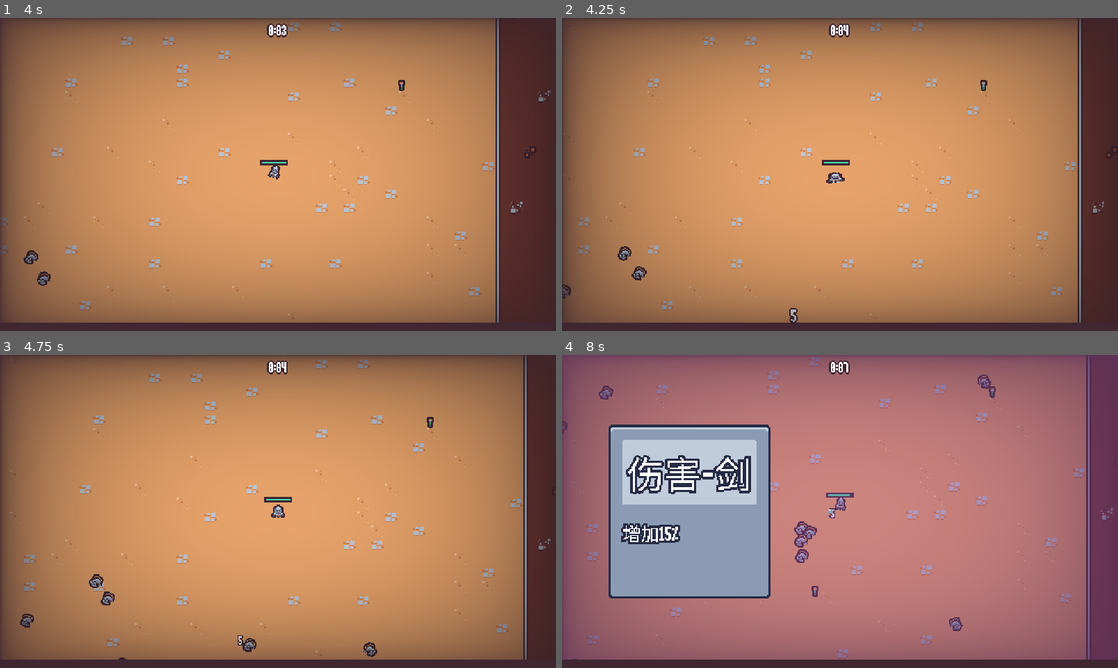
Above: before the commit, frames 1-4 (two rows, left to right).
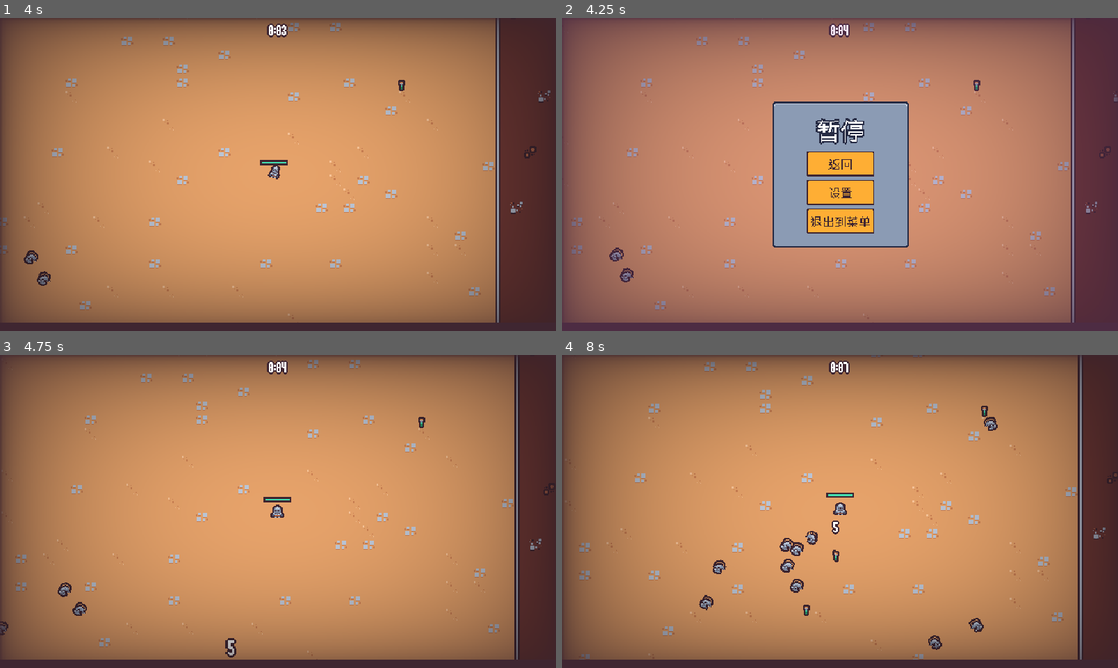
Above: after the commit, the same moments.

Repository: xiaorongdian/2dsurvivorscourse
Game: Godot game, scene res://scenes/main/main.tscn
Two runs of this game, one before a commit and one after it. Both use one fixed random seed, a clock stepped at 60 frames per second and the inputs below. This scene is started directly instead of the project's main scene.
Inputs (mouse positions are in pixels of both pictures, inside the frame that each line leads up to):
- Up to frame 1 (4 s): move the mouse to (400, 158) at 0.52 s; press the mouse at (400, 158) at 0.53 s; hold Right (move_right) 0.53-1.28 s; move the mouse to (166, 190) at 1.27 s; release the mouse at (166, 190) at 1.28 s; hold Down (move_down) 1.28-2.03 s; click (166, 190) at 1.35 s; move the mouse to (333, 105) at 2.02 s; press the mouse at (333, 105) at 2.03 s; hold Right (move_right) 2.03-2.78 s; move the mouse to (250, 237) at 2.77 s; release the mouse at (250, 237) at 2.78 s; hold Up (move_up) 2.78-3.53 s; click (250, 237) at 2.85 s; move the mouse to (444, 221) at 3.52 s; press the mouse at (444, 221) at 3.53 s; hold Left (move_left) from 3.53 s (still down)
- Up to frame 2 (4.25 s): keep holding Left (move_left); tap Escape (pause, bound only after the commit) at 4.15 s
- Up to frame 3 (4.75 s): release Left (move_left) at 4.25 s; release the mouse at (444, 558) at 4.25 s; click (278, 498) at 4.25 s, where only the run after the commit has a clickable "返回"
- Up to frame 4 (8 s): move the mouse to (673, 464) at 5.02 s; hold Left (move_left) 5.03-5.78 s; click (673, 464) at 5.1 s; move the mouse to (867, 511) at 5.77 s; press the mouse at (867, 511) at 5.78 s; hold Down (move_down) 5.78-6.53 s; move the mouse to (756, 433) at 6.52 s; release the mouse at (756, 433) at 6.53 s; hold Right (move_right) 6.53-7.28 s; click (756, 433) at 6.6 s; move the mouse to (962, 495) at 7.27 s; press the mouse at (962, 495) at 7.28 s; hold Up (move_up) from 7.28 s (still down)

Frame 1 is identical in both runs. In frame 2, 16% of the frame differs, in the area x 0-100%, y 0-98%; in frame 3, 5.5%; in frame 4, 94%.

Commit message:
增加暂停菜单，暂停可以设置、退出到主菜单、返回。

Diff:
--- a/project.godot
+++ b/project.godot
@@ -11,7 +11,7 @@
 [application]
 
 config/name="2DSurvivorsCourse"
-run/main_scene="uid://ds8dh3g6rapii"
+run/main_scene="uid://dna81ulcvj47i"
 config/features=PackedStringArray("4.4", "Forward Plus")
 config/icon="res://icon.svg"
 
@@ -75,6 +75,12 @@
 "events": [Object(InputEventMouseButton,"resource_local_to_scene":false,"resource_name":"","device":-1,"window_id":0,"a …(253 unchanged characters)…
 ]
 }
+pause={
+"deadzone": 0.2,
+"events": [Object(InputEventKey,"resource_local_to_scene":false,"resource_name":"","device":-1,"window_id":0,"alt_pressed":false,"shift_pressed":false,"ctrl_pressed":false,"meta_pressed":false,"pressed":false,"keycode":0,"physical_keycode":4194305,"key_label":0,"unicode":0,"location":0,"echo":false,"script":null)
+, Object(InputEventKey,"resource_local_to_scene":false,"resource_name":"","device":-1,"window_id":0,"alt_pressed":false,"shift_pressed":false,"ctrl_pressed":false,"meta_pressed":false,"pressed":false,"keycode":0,"physical_keycode":80,"key_label":0,"unicode":112,"location":0,"echo":false,"script":null)
+]
+}
 
 [layer_names]
 
--- a/scenes/main/main.gd
+++ b/scenes/main/main.gd
@@ -2,8 +2,19 @@
 
 @export var victory_screen_scene: PackedScene
 
+var pause_menu_scene = preload("res://scenes/ui/pause_menu.tscn")
+
+
 func _ready() -> void:
 	$%Player.health_component.died.connect(on_player_died)
+
+
+#这个优先级高？
+func _unhandled_input(event: InputEvent) -> void:
+	if event.is_action_pressed("pause"):
+		add_child(pause_menu_scene.instantiate())
+		#标记这个事件被处理
+		get_tree().root.set_input_as_handled()
 
 
 func on_player_died():
--- a/scenes/ui/main_menu.gd
+++ b/scenes/ui/main_menu.gd
@@ -19,12 +19,12 @@
 func on_options_pressed():
 	var options_instance = options_scene.instantiate()
 	add_child(options_instance)
-	#options_instance.back_pressed.connect(on_options_closed.bind(options_instance))
+	options_instance.back_pressed.connect(on_options_closed.bind(options_instance))
 
 
 func on_quit_pressed():
 	get_tree().quit()
 
 
-#func on_options_closed(options_instance:Node):
-	#options_instance.queue_free()
+func on_options_closed(options_instance:Node):
+	options_instance.queue_free()
--- a/scenes/ui/options_menu.gd
+++ b/scenes/ui/options_menu.gd
@@ -1,7 +1,7 @@
 extends CanvasLayer
 #设置菜单
 
-#signal back_pressed
+signal back_pressed
 
 #窗口按钮
 @onready var window_button: Button = %WindowButton
@@ -65,5 +65,5 @@
 
 
 func on_back_pressed():
-	#back_pressed.emit()
-	queue_free()
+	back_pressed.emit()
+	#queue_free()
--- a/scenes/ui/options_menu.tscn
+++ b/scenes/ui/options_menu.tscn
@@ -6,10 +6,8 @@
 [ext_resource type="PackedScene" uid="uid://b2ixartt2giu2" path="res://scenes/ui/sound_button.tscn" id="3_0ejsc"]
 
 [node name="OptionsMenu" type="CanvasLayer"]
+layer = 2
 script = ExtResource("1_imaij")
-
-[node name="Vignette" parent="." instance=ExtResource("2_0ejsc")]
-layer = 2
 
 [node name="TileMapLayer" type="TileMapLayer" parent="."]
 position = Vector2(-1, -1)
@@ -105,3 +103,6 @@
 size_flags_horizontal = 0
 text = "退出
 "
+
+[node name="Vignette" parent="." instance=ExtResource("2_0ejsc")]
+layer = 3
--- /dev/null
+++ b/scenes/ui/pause_menu.gd
@@ -0,0 +1,66 @@
+extends CanvasLayer
+
+@onready var panel_container: PanelContainer = %PanelContainer
+
+var options_menu_scene = preload("res://scenes/ui/options_menu.tscn")
+var is_closing
+
+
+func _ready() -> void:
+	get_tree().paused = true
+	#偏移轴取中间
+	panel_container.pivot_offset = panel_container.size/2
+	%OptionsButton.pressed.connect(on_options_pressed)
+	%QuitButton.pressed.connect(on_quit_pressed)
+	%ResumeButton.pressed.connect(on_resume_pressed)
+	$AnimationPlayer.play("default")
+
+	var tween = create_tween()
+	tween.tween_property(panel_container, "scale", Vector2.ZERO, 0)
+	tween.tween_property(panel_container, "scale", Vector2.ONE, .3)\
+	.set_ease(Tween.EASE_OUT).set_trans(Tween.TRANS_BACK)
+
+
+#这个优先级高？
+func _unhandled_input(event: InputEvent) -> void:
+	if event.is_action_pressed("pause") :
+		close()
+		#标记这个事件被处理
+		get_tree().root.set_input_as_handled()
+
+
+func close():
+	if is_closing:
+		return
+
+	is_closing = true
+		#倒放
+	$AnimationPlayer.play_backwards("default")
+
+	var tween = create_tween()
+	tween.tween_property(panel_container, "scale", Vector2.ONE, 0)
+	tween.tween_property(panel_container, "scale", Vector2.ZERO, .3)\
+	.set_ease(Tween.EASE_IN).set_trans(Tween.TRANS_BACK)
+
+	await tween.finished
+	get_tree().paused = false
+	queue_free()
+
+
+func on_resume_pressed():
+	close()
+
+
+func on_options_pressed():
+	var options_menu_instance = options_menu_scene.instantiate()
+	add_child(options_menu_instance)
+	options_menu_instance.back_pressed.connect(on_options_back_pressed.bind(options_menu_instance))
+
+
+func on_quit_pressed():
+	get_tree().paused = false
+	get_tree().change_scene_to_file("res://scenes/ui/main_menu.tscn")
+
+
+func on_options_back_pressed(options_menu: Node):
+	options_menu.queue_free()
--- /dev/null
+++ b/scenes/ui/pause_menu.tscn
@@ -0,0 +1,119 @@
+[gd_scene load_steps=7 format=3 uid="uid://ds8dh3g6rapii"]
+
+[ext_resource type="Script" uid="uid://btehckuh52vq8" path="res://scenes/ui/pause_menu.gd" id="1_0lmf7"]
+[ext_resource type="PackedScene" uid="uid://b2ixartt2giu2" path="res://scenes/ui/sound_button.tscn" id="3_4inpj"]
+
+[sub_resource type="Animation" id="Animation_0lmf7"]
+length = 0.001
+tracks/0/type = "value"
+tracks/0/imported = false
+tracks/0/enabled = true
+tracks/0/path = NodePath("ColorRect:modulate")
+tracks/0/interp = 1
+tracks/0/loop_wrap = true
+tracks/0/keys = {
+"times": PackedFloat32Array(0),
+"transitions": PackedFloat32Array(1),
+"update": 0,
+"values": [Color(1, 1, 1, 1)]
+}
+
+[sub_resource type="Animation" id="Animation_6tw0m"]
+resource_name = "default"
+length = 0.15
+step = 0.05
+tracks/0/type = "value"
+tracks/0/imported = false
+tracks/0/enabled = true
+tracks/0/path = NodePath("ColorRect:modulate")
+tracks/0/interp = 1
+tracks/0/loop_wrap = true
+tracks/0/keys = {
+"times": PackedFloat32Array(0, 0.15),
+"transitions": PackedFloat32Array(1, 1),
+"update": 0,
+"values": [Color(1, 1, 1, 0), Color(1, 1, 1, 1)]
+}
+
+[sub_resource type="Animation" id="Animation_f6eus"]
+resource_name = "out"
+step = 0.05
+
+[sub_resource type="AnimationLibrary" id="AnimationLibrary_0lmf7"]
+_data = {
+&"RESET": SubResource("Animation_0lmf7"),
+&"default": SubResource("Animation_6tw0m"),
+&"out": SubResource("Animation_f6eus")
+}
+
+[node name="PauseMenu" type="CanvasLayer"]
+process_mode = 3
+script = ExtResource("1_0lmf7")
+
+[node name="AnimationPlayer" type="AnimationPlayer" parent="."]
+libraries = {
+&"": SubResource("AnimationLibrary_0lmf7")
+}
+
+[node name="ColorRect" type="ColorRect" parent="."]
+anchors_preset = 15
+anchor_right = 1.0
+anchor_bottom = 1.0
+grow_horizontal = 2
+grow_vertical = 2
+color = Color(0.607843, 0.298039, 0.639216, 0.352941)
+
+[node name="MarginContainer" type="MarginContainer" parent="."]
+anchors_preset = 15
+anchor_right = 1.0
+anchor_bottom = 1.0
+grow_horizontal = 2
+grow_vertical = 2
+
+[node name="PanelContainer" type="PanelContainer" parent="MarginContainer"]
+unique_name_in_owner = true
+custom_minimum_size = Vector2(180, 140)
+layout_mode = 2
+size_flags_horizontal = 4
+size_flags_vertical = 4
+
+[node name="MarginContainer" type="MarginContainer" parent="MarginContainer/PanelContainer"]
+layout_mode = 2
+theme_override_constants/margin_left = 8
+theme_override_constants/margin_right = 8
+theme_override_constants/margin_bottom = 8
+
+[node name="VBoxContainer" type="VBoxContainer" parent="MarginContainer/PanelContainer/MarginContainer"]
+custom_minimum_size = Vector2(150, 0)
+layout_mode = 2
+size_flags_horizontal = 4
+size_flags_vertical = 4
+
+[node name="Label" type="Label" parent="MarginContainer/PanelContainer/MarginContainer/VBoxContainer"]
+layout_mode = 2
+theme_type_variation = &"BlueOutlineLabel"
+theme_override_font_sizes/font_size = 32
+text = "暂停"
+horizontal_alignment = 1
+
+[node name="VBoxContainer" type="VBoxContainer" parent="MarginContainer/PanelContainer/MarginContainer/VBoxContainer"]
+custom_minimum_size = Vector2(75, 0)
+layout_mode = 2
+size_flags_horizontal = 4
+
+[node name="ResumeButton" parent="MarginContainer/PanelContainer/MarginContainer/VBoxContainer/VBoxContainer" instance=ExtResource("3_4inpj")]
+unique_name_in_owner = true
+layout_mode = 2
+text = "返回"
+
+[node name="OptionsButton" parent="MarginContainer/PanelContainer/MarginContainer/VBoxContainer/VBoxContainer" instance=ExtResource("3_4inpj")]
+unique_name_in_owner = true
+layout_mode = 2
+text = "设置
+"
+
+[node name="QuitButton" parent="MarginContainer/PanelContainer/MarginContainer/VBoxContainer/VBoxContainer" instance=ExtResource("3_4inpj")]
+unique_name_in_owner = true
+layout_mode = 2
+text = "退出到菜单
+"
Not shown: 1 places in scenes/ui/main_menu.tscn that only renumber resources
Not shown, added: scenes/ui/pause_menu.gd.uid
Not shown, changed: 2DSurvivorsCourse.pck
